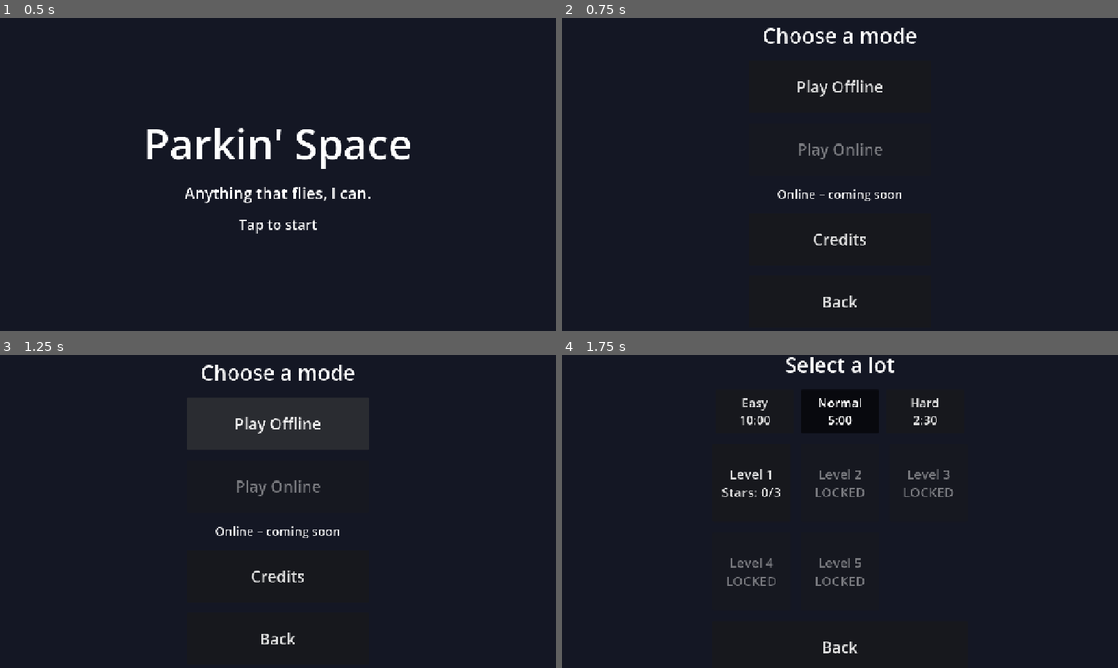
Above: before the commit, frames 1-4 (two rows, left to right).
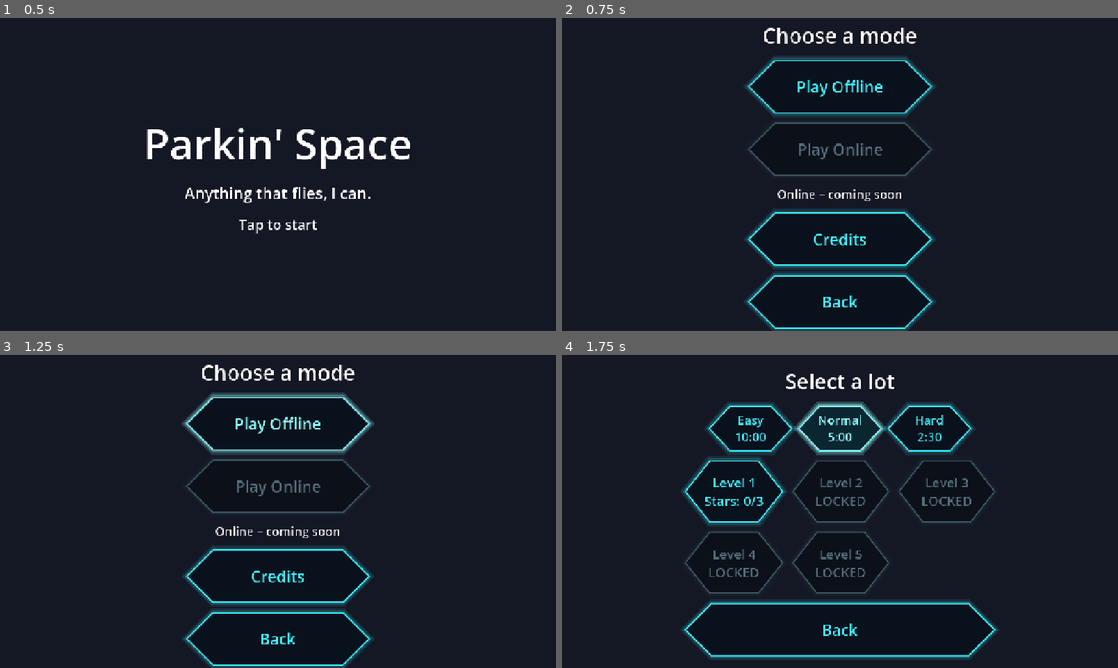
Above: after the commit, the same moments.

Repository: Ennius5/parkin-space
Game: Godot game, scene res://scenes/ui/Title.tscn
Same seed, same stepped clock (60 frames per second), same inputs: the game is played once before the commit and once after it. Sound files missing from this copy of the repository are replaced by a short silence.
Inputs (mouse positions are in pixels of both pictures, inside the frame that each line leads up to):
- Up to frame 1 (0.5 s): no input
- Up to frame 2 (0.75 s): tap Enter at 0.5 s; drag from (840, 174) to (895, 105) at 0.52 s
- Up to frame 3 (1.25 s): no input
- Up to frame 4 (1.75 s): click "Play Offline" at 1.25 s

Frame 1 is identical in both runs. In frame 2, 4.0% of the frame differs, in the area x 33-67%, y 12-100%; in frame 3, 8.6%; in frame 4, 9.7%, in the area x 21-79%, y 0-98%.

Commit message:
feat: hexagonal neon buttons everywhere, driving pad included
- A HexStyle theme makes every Button a cyan neon hexagon that flashes magenta when pressed
- The selected difficulty stays lit cyan; locked levels are dimmed
- The driving pad draws matching hexagons, magenta while held; touch areas unchanged
- Level Select buttons are a little shorter so the screen fits

Co-Authored-By: Claude Opus 5.5 <noreply@anthropic.com>

Diff:
--- /dev/null
+++ b/assets/ui/neon_theme.tres
@@ -0,0 +1,74 @@
+[gd_resource type="Theme" format=3]
+
+[ext_resource type="Script" path="res://scripts/ui/HexStyle.gd" id="1_hex"]
+
+[sub_resource type="StyleBox" id="normal"]
+script = ExtResource("1_hex")
+color = Color(0.25, 0.95, 1, 1)
+fill = Color(0.02, 0.06, 0.1, 0.75)
+glow = 0.35
+content_margin_left = 44.0
+content_margin_top = 12.0
+content_margin_right = 44.0
+content_margin_bottom = 12.0
+
+[sub_resource type="StyleBox" id="hover"]
+script = ExtResource("1_hex")
+color = Color(0.55, 1, 1, 1)
+fill = Color(0.02, 0.06, 0.1, 0.75)
+glow = 0.6
+content_margin_left = 44.0
+content_margin_top = 12.0
+content_margin_right = 44.0
+content_margin_bottom = 12.0
+
+[sub_resource type="StyleBox" id="pressed"]
+script = ExtResource("1_hex")
+color = Color(1, 0.3, 0.85, 1)
+fill = Color(0.25, 0.04, 0.2, 0.8)
+glow = 0.7
+content_margin_left = 44.0
+content_margin_top = 12.0
+content_margin_right = 44.0
+content_margin_bottom = 12.0
+
+[sub_resource type="StyleBox" id="disabled"]
+script = ExtResource("1_hex")
+color = Color(0.35, 0.55, 0.6, 0.55)
+fill = Color(0.02, 0.04, 0.06, 0.5)
+glow = 0.1
+content_margin_left = 44.0
+content_margin_top = 12.0
+content_margin_right = 44.0
+content_margin_bottom = 12.0
+
+[sub_resource type="StyleBox" id="selected"]
+script = ExtResource("1_hex")
+color = Color(0.55, 1, 1, 1)
+fill = Color(0.04, 0.16, 0.2, 0.85)
+glow = 0.75
+content_margin_left = 44.0
+content_margin_top = 12.0
+content_margin_right = 44.0
+content_margin_bottom = 12.0
+
+[sub_resource type="StyleBoxEmpty" id="focus"]
+
+[resource]
+Button/colors/font_color = Color(0.25, 0.95, 1, 1)
+Button/colors/font_hover_color = Color(0.55, 1, 1, 1)
+Button/colors/font_pressed_color = Color(1, 0.3, 0.85, 1)
+Button/colors/font_hover_pressed_color = Color(1, 0.3, 0.85, 1)
+Button/colors/font_focus_color = Color(0.25, 0.95, 1, 1)
+Button/colors/font_disabled_color = Color(0.45, 0.6, 0.65, 0.7)
+Button/styles/normal = SubResource("normal")
+Button/styles/hover = SubResource("hover")
+Button/styles/pressed = SubResource("pressed")
+Button/styles/hover_pressed = SubResource("pressed")
+Button/styles/disabled = SubResource("disabled")
+Button/styles/focus = SubResource("focus")
+ToggleHexButton/base_type = &"Button"
+ToggleHexButton/colors/font_pressed_color = Color(0.55, 1, 1, 1)
+ToggleHexButton/colors/font_hover_pressed_color = Color(0.55, 1, 1, 1)
+ToggleHexButton/styles/pressed = SubResource("selected")
+ToggleHexButton/styles/hover_pressed = SubResource("selected")
--- a/project.godot
+++ b/project.godot
@@ -27,6 +27,10 @@
 window/size/viewport_height=720
 window/stretch/mode="canvas_items"
 window/stretch/aspect="expand"
+
+[gui]
+
+theme/custom="res://assets/ui/neon_theme.tres"
 
 [input]
 
--- /dev/null
+++ b/scripts/ui/HexFace.gd
@@ -0,0 +1,32 @@
+class_name HexFace
+extends Node2D
+## The neon hexagon drawn behind a driving-pad TouchScreenButton: cyan, magenta while held.
+
+var size := Vector2(120, 120)
+var lit := false
+
+
+## Puts a face on the button, behind its label, and follows its presses.
+static func attach(button: TouchScreenButton) -> HexFace:
+	var face := HexFace.new()
+	face.name = "HexFace"
+	face.size = button.texture_normal.get_size()
+	button.add_child(face)
+	button.move_child(face, 0)
+	button.pressed.connect(face.set_lit.bind(true))
+	button.released.connect(face.set_lit.bind(false))
+	var blank := Image.create(int(face.size.x), int(face.size.y), false, Image.FORMAT_RGBA8)
+	button.texture_normal = ImageTexture.create_from_image(blank)  # same touch area, nothing drawn
+	button.texture_pressed = null
+	return face
+
+
+func set_lit(on: bool) -> void:
+	lit = on
+	queue_redraw()
+
+
+func _draw() -> void:
+	var outline := HexStyle.MAGENTA if lit else HexStyle.CYAN
+	var body := Color(outline, 0.28) if lit else Color(0.02, 0.06, 0.1, 0.6)
+	HexStyle.draw_hex(get_canvas_item(), Rect2(Vector2(6, 6), size - Vector2(12, 12)), outline, body, 0.6 if lit else 0.35, 3.0)
--- /dev/null
+++ b/scripts/ui/HexStyle.gd
@@ -0,0 +1,44 @@
+@tool
+class_name HexStyle
+extends StyleBox
+## A neon hexagon button face: flat top and bottom, pointed ends, a dark translucent fill and a
+## glowing outline. Used by the game-wide theme for every Button.
+
+const CYAN := Color(0.25, 0.95, 1.0)
+const MAGENTA := Color(1.0, 0.3, 0.85)
+
+@export var color := CYAN  # outline, glow and (through the theme) text
+@export var fill := Color(0.02, 0.06, 0.1, 0.75)
+@export_range(0.0, 1.0) var glow := 0.35  # strength of the soft outer outlines
+@export var width := 3.0
+
+
+## The six corners of a hexagon filling rect, with pointed left and right ends.
+static func hex_points(rect: Rect2) -> PackedVector2Array:
+	var inset := minf(rect.size.y / 2.0, rect.size.x * 0.25)
+	var mid := rect.position.y + rect.size.y / 2.0
+	var left := rect.position.x
+	var right := rect.end.x
+	return PackedVector2Array([
+		Vector2(left + inset, rect.position.y), Vector2(right - inset, rect.position.y),
+		Vector2(right, mid), Vector2(right - inset, rect.end.y),
+		Vector2(left + inset, rect.end.y), Vector2(left, mid),
+	])
+
+
+## Draws a neon hexagon onto any canvas item; HexFace uses the same look for the driving pad.
+static func draw_hex(item: RID, rect: Rect2, outline: Color, body: Color, glow_strength: float, line_width: float) -> void:
+	var pts := hex_points(rect)
+	RenderingServer.canvas_item_add_polygon(item, pts, PackedColorArray([body]))
+	for i in 2:  # two soft, wider outlines make the neon glow
+		var halo := hex_points(rect.grow(2.0 + i * 3.0))
+		halo.append(halo[0])
+		var c := Color(outline, glow_strength * (0.5 - i * 0.2))
+		RenderingServer.canvas_item_add_polyline(item, halo, PackedColorArray([c]), line_width + 4.0 + i * 4.0, true)
+	var edge := pts.duplicate()
+	edge.append(pts[0])
+	RenderingServer.canvas_item_add_polyline(item, edge, PackedColorArray([outline]), line_width, true)
+
+
+func _draw(to_canvas_item: RID, rect: Rect2) -> void:
+	draw_hex(to_canvas_item, rect, color, fill, glow, width)
--- a/scripts/ui/LevelSelect.gd
+++ b/scripts/ui/LevelSelect.gd
@@ -27,9 +27,10 @@
 		b.text = "%s
 %d:%02d" % [GameState.DIFFICULTY_NAMES[d], seconds / 60, seconds % 60]
 		b.toggle_mode = true
+		b.theme_type_variation = &"ToggleHexButton"  # the chosen difficulty stays lit cyan
 		b.button_group = group
 		b.button_pressed = d == GameState.difficulty
-		b.custom_minimum_size = Vector2(180, 100)
+		b.custom_minimum_size = Vector2(190, 84)
 		b.add_theme_font_size_override("font_size", 28)
 		b.pressed.connect(_on_difficulty_pressed.bind(d))
 		row.add_child(b)
@@ -47,7 +48,7 @@
 		child.queue_free()
 	for i in range(1, GameState.TOTAL_LEVELS + 1):
 		var b := Button.new()
-		b.custom_minimum_size = Vector2(180, 180)  # big enough for a thumb
+		b.custom_minimum_size = Vector2(220, 140)  # big enough for a thumb
 		b.add_theme_font_size_override("font_size", 30)
 		if not GameState.is_unlocked(i):
 			b.text = "Level %d\nLOCKED" % i
--- a/scripts/ui/ShipControls.gd
+++ b/scripts/ui/ShipControls.gd
@@ -13,6 +13,10 @@
 
 func _ready() -> void:
 	$Buttons/Right/Done.pressed.connect(done_pressed.emit)
+	for node in _buttons.find_children("*", "TouchScreenButton", true, false):
+		HexFace.attach(node as TouchScreenButton)
+		for label in node.find_children("*", "Label", false, false):
+			(label as Label).add_theme_color_override("font_color", HexStyle.CYAN)
 	get_viewport().size_changed.connect(_layout)
 	_layout()
 	set_driving(false)
--- /dev/null
+++ b/tests/test_neon.gd
@@ -0,0 +1,59 @@
+extends TestCase
+
+const THEME_PATH := "res://assets/ui/neon_theme.tres"
+
+
+func _style(state: String, type := "Button") -> HexStyle:
+	return (load(THEME_PATH) as Theme).get_stylebox(state, type) as HexStyle
+
+
+func test_theme_is_set_game_wide() -> void:
+	assert_eq(ProjectSettings.get_setting("gui/theme/custom", ""), THEME_PATH)
+	assert_true(_style("normal") != null, "buttons draw as hexagons")
+
+
+func test_button_states_glow_cyan_and_flash_magenta() -> void:
+	var normal := _style("normal")
+	var pressed := _style("pressed")
+	var disabled := _style("disabled")
+	var hover := _style("hover")
+	assert_true(normal.color.b > 0.8 and normal.color.r < 0.4, "cyan %s" % normal.color)
+	assert_true(pressed.color.r > 0.8 and pressed.color.b > 0.6 and pressed.color.g < 0.5, "magenta %s" % pressed.color)
+	assert_true(disabled.color.a < normal.color.a, "disabled is dimmer")
+	assert_true(hover.glow > normal.glow, "hover glows brighter")
+
+
+func test_selected_toggle_stays_cyan() -> void:
+	var selected := _style("pressed", "ToggleHexButton")
+	assert_true(selected != null and selected.color.b > 0.8 and selected.color.g > 0.8 and selected.color.r < 0.7, "selected stays a bright cyan, not magenta")
+	var screen: Control = load("res://scenes/ui/LevelSelect.tscn").instantiate()
+	tree.root.add_child(screen)
+	for b: Button in screen.find_child("Difficulty", true, false).get_children():
+		assert_eq(b.theme_type_variation, &"ToggleHexButton")
+	screen.free()
+
+
+func test_hex_points_fit_the_rect() -> void:
+	var pts := HexStyle.hex_points(Rect2(0, 0, 200, 100))
+	assert_eq(pts.size(), 6)
+	assert_true(Vector2(0, 50) in pts, "pointed left end")
+	assert_true(Vector2(200, 50) in pts, "pointed right end")
+	assert_true(Vector2(50, 0) in pts and Vector2(150, 100) in pts, "flat top and bottom")
+
+
+func test_driving_pad_is_hexagonal() -> void:
+	var controls: CanvasLayer = load("res://scenes/ui/ShipControls.tscn").instantiate()
+	tree.root.add_child(controls)
+	var buttons := controls.find_children("*", "TouchScreenButton", true, false)
+	assert_true(buttons.size() >= 6)
+	for node in buttons:
+		var b := node as TouchScreenButton
+		var face := b.get_node_or_null("HexFace") as HexFace
+		assert_true(face != null, b.name)
+		if face:
+			assert_false(face.lit)
+			b.pressed.emit()
+			assert_true(face.lit, "%s lights up while held" % b.name)
+			b.released.emit()
+			assert_false(face.lit)
+	controls.free()
Not shown, added: scripts/ui/HexFace.gd.uid
Not shown, added: scripts/ui/HexStyle.gd.uid
Not shown, added: tests/test_neon.gd.uid
